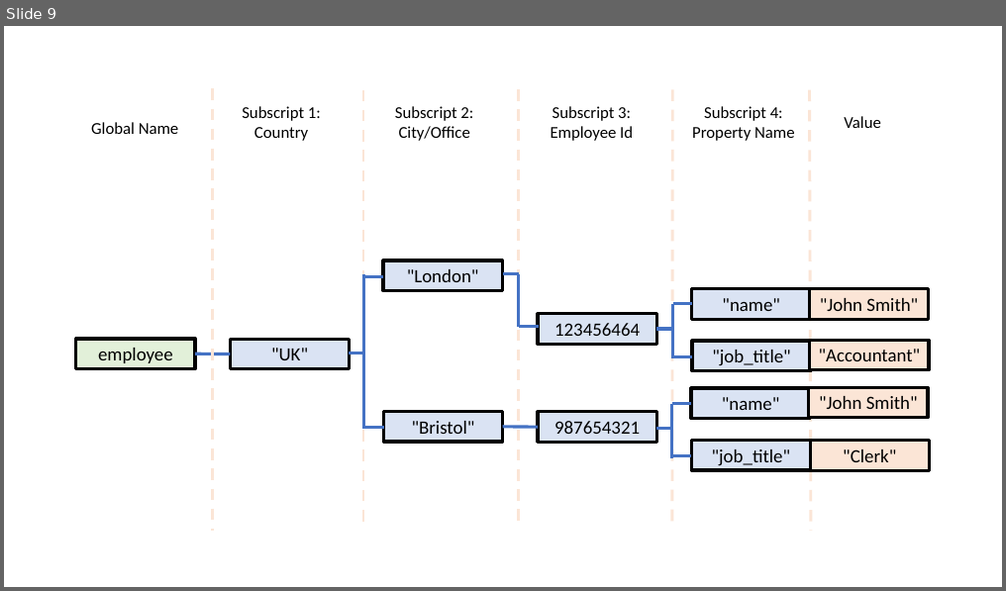
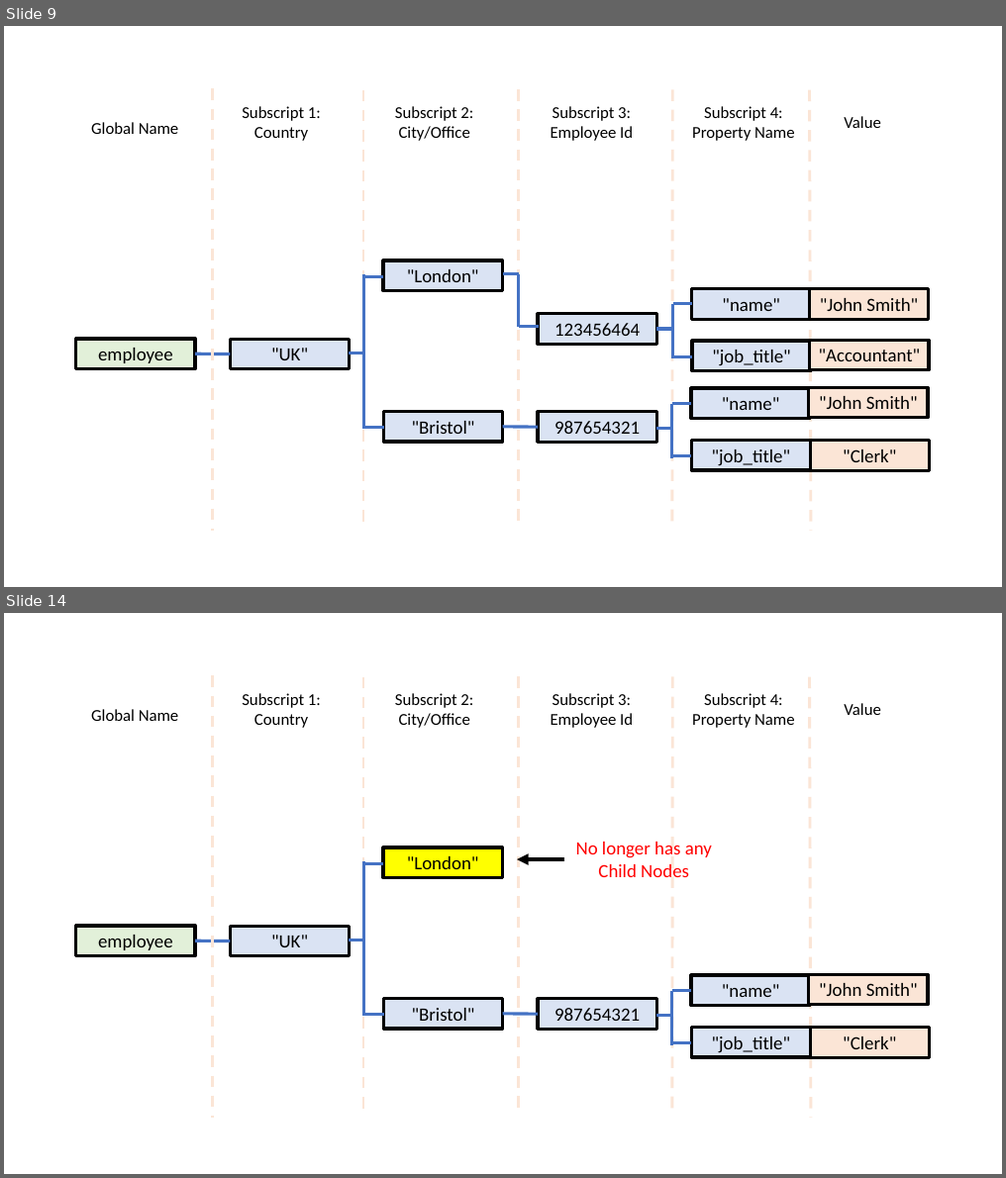
Before and after one commit to robtweed/global_storage, a slide deck: diagrams/global_storage.pptx. Shown one above the other, each under a label of ours: slide 9 before the commit, slides 9 and 14 after it; the slides between them are not shown. The pictures are 1006x591 and 1006x1178 pixels, drawn with LibreOffice and Linux fonts; fonts in the diff are those of the drawing. Boxes give left, top, right and bottom in pixels: in the first picture for what was removed or moved away, otherwise in the second. Text is boxed around its words. In the diff, an @@ line names an element or a change of style, - is before the commit and + after.

```diff
--- a/diagrams/global_storage.pptx
+++ b/diagrams/global_storage.pptx
@@ slide 14 added at <box>4,613,1002,1174</box>, background #FFFFFF @@
@@ line added from (212, 676) to (212, 1118), #FBE5D6 2.75 pt dashed @@
@@ text added at <box>242,693,321,728</box>, 16 pt, text #000000 @@
+Subscript 1:
+Country
@@ line added from (363, 677) to (363, 1110), #FBE5D6 2.75 pt dashed @@
@@ text added at <box>395,693,473,728</box>, 16 pt, text #000000 @@
+Subscript 2:
+City/Office
@@ line added from (519, 676) to (519, 1110), #FBE5D6 2.75 pt dashed @@
@@ text added at <box>550,693,633,728</box>, 16 pt, text #000000 @@
+Subscript 3:
+Employee Id
@@ line added from (672, 676) to (672, 1110), #FBE5D6 2.75 pt dashed @@
@@ text added at <box>692,693,795,728</box>, 16 pt, text #000000 @@
+Subscript 4:
+Property Name
@@ line added from (810, 677) to (811, 1118), #FBE5D6 2.75 pt dashed @@
@@ text added at <box>91,709,179,721</box>, 16 pt, text #000000 @@
+Global Name
@@ text added at <box>844,703,881,715</box>, 16 pt, text #000000 @@
+Value
@@ rectangle added at <box>383,848,503,878</box>, fill #FFFF00, outline #000000 3 pt, 18 pt, text #000000 @@
+"London"
@@ text added at <box>576,840,712,883</box>, 18 pt, text #FF0000 @@
+No longer has any
+Child Nodes
@@ line added from (364, 861) to (364, 1016), #4472C4 3 pt @@
@@ line added from (364, 863) to (383, 863), #4472C4 3 pt @@
@@ arrow added from (564, 860) to (517, 860), #000000 3.75 pt @@
@@ rectangle added at <box>76,926,195,956</box>, fill #E2F0D9, outline #000000 3 pt, 18 pt, text #000000 @@
+employee
@@ rectangle added at <box>230,926,350,956</box>, fill #DAE3F3, outline #000000 3 pt, 18 pt, text #000000 @@
+"UK"
@@ line added from (195, 941) to (230, 942), #4472C4 3 pt @@
@@ line added from (349, 941) to (364, 941), #4472C4 3 pt @@
@@ rectangle added at <box>383,998,503,1029</box>, fill #DAE3F3, outline #000000 3 pt, 18 pt, text #000000 @@
+"Bristol"
@@ line added from (672, 991) to (672, 1046), #4472C4 3 pt @@
@@ line added from (672, 990) to (691, 990), #4472C4 3 pt @@
@@ rectangle added at <box>691,975,810,1005</box>, fill #DAE3F3, outline #000000 3 pt, 18 pt, text #000000 @@
+"name"
@@ rectangle added at <box>809,974,928,1004</box>, fill #FBE5D6, outline #000000 3 pt, 18 pt, text #000000 @@
+"John Smith"
@@ line added from (364, 1014) to (384, 1014), #4472C4 3 pt @@
@@ line added from (503, 1014) to (538, 1014), #4472C4 3 pt @@
@@ rectangle added at <box>538,999,656,1029</box>, fill #DAE3F3, outline #000000 3 pt, 18 pt, text #000000 @@
+987654321
@@ line added from (656, 1016) to (672, 1016), #4472C4 3 pt @@
@@ rectangle added at <box>691,1028,810,1058</box>, fill #DAE3F3, outline #000000 3 pt, 18 pt, text #000000 @@
+"job_title"
@@ rectangle added at <box>810,1028,930,1058</box>, fill #FBE5D6, outline #000000 3 pt, 18 pt, text #000000 @@
+"Clerk"
@@ line added from (672, 1044) to (691, 1044), #4472C4 3 pt @@
```
Also in this commit, not shown: 12 other slides added, 3 other files.
